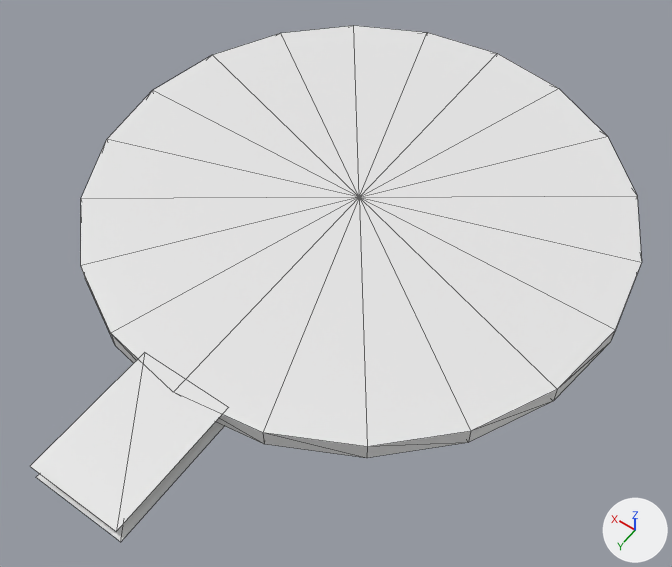
A saved change to the OBJ model models/areas/forge/stone_1_-2.obj.
Camera for both pictures: a 50 mm camera at (15.08, 36.5, 17.16) aimed at (23.29, 25.01, -0.9). Every picture has the same lights, and +X, +Y and +Z are marked at lower right. The picture after the commit comes second. Mesh edges are drawn as thin lines. Where no turn or scale is listed for an object, it has been applied to the vertices. Vertices at exactly the same position are counted once.

The scene before the commit, as lines of its bpy script (objects in view):
```python
me_stone_1__2 = bpy.data.meshes.new('stone_1_-2')
me_stone_1__2.from_pydata(...)  # 69 vertices, 104 faces; spans x 17.0..31.0, y 16.0..33.0, z -0.5..0.0
ob_stone_1__2 = bpy.data.objects.new('stone_1_-2', me_stone_1__2)
ob_stone_1__2.location = (0.0, 0.0, 0.0)
```
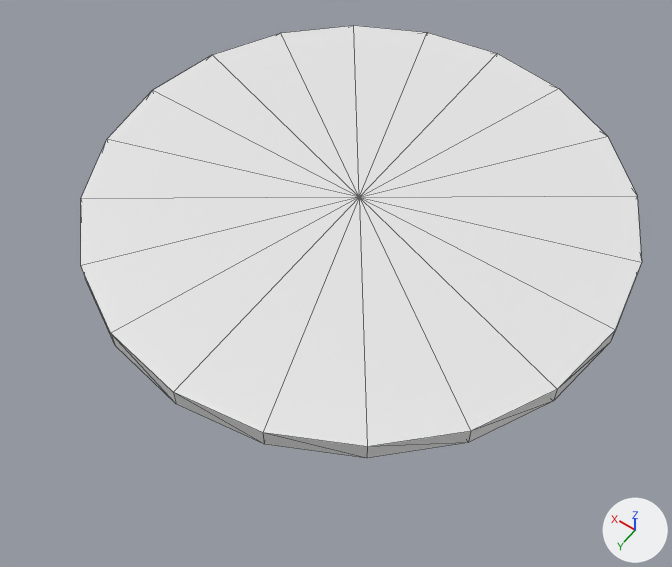
Boxes [x1, y1, x2, y2] around the edits, measured in the pictures (672 x 567 px):
'stone_1_-2', reshaped (8% narrower, 16% shorter): before [30, 26, 642, 542]; after [81, 26, 642, 458]
part 1 of me_stone_1__2, deleted: before [36, 422, 224, 542]
part 2 of me_stone_1__2, deleted: before [30, 359, 222, 531]

What changed in the scene script:
```text
Change me_stone_1__2:
    used by ob_stone_1__2; location = (0.0, 0.0, 0.0)
    remove me_stone_1__2.from_pydata(...)  # 69 vertices, 104 faces; spans x 17.0..31.0, y 16.0..33.0, z -0.5..0.0
    add me_stone_1__2.from_pydata(...)  # 61 vertices, 92 faces; spans x 17.0..31.0, y 16.0..30.0, z -0.5..0.0
    me_stone_1__2 part 1: the loose piece of 4 vertices spanning x 22.8..25.2, y 29.6..33.0, z -0.5 is deleted
    me_stone_1__2 part 2: the loose piece of 4 vertices spanning x 22.8..25.2, y 29.6..33.0, z 0.0 is deleted
    other edits to the shape of me_stone_1__2 do not show in these pictures
```
